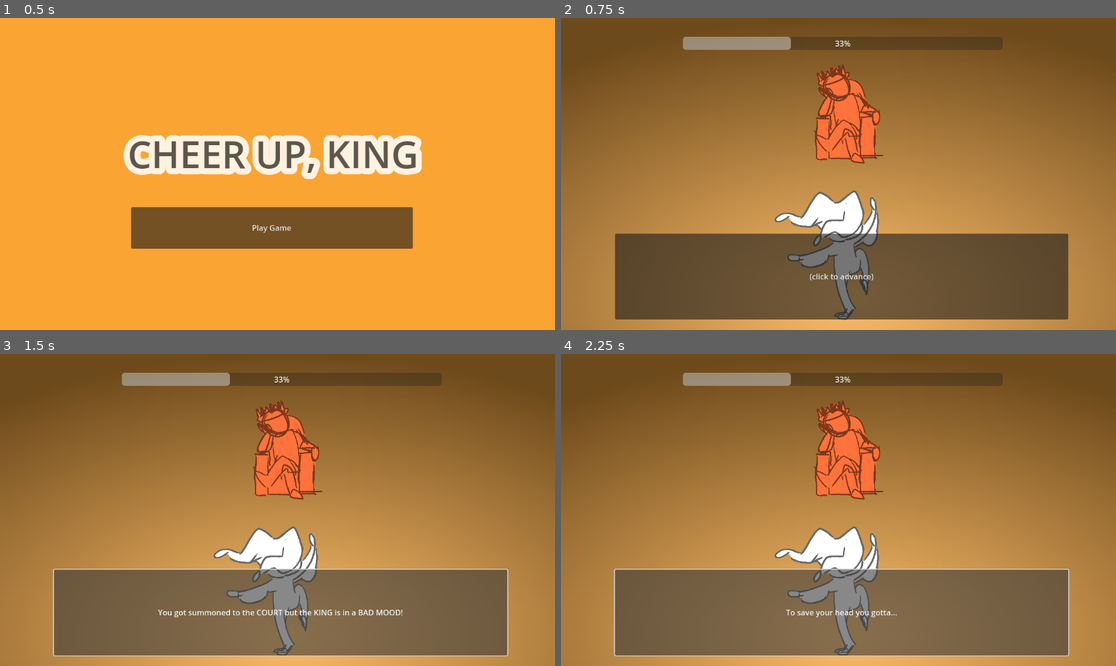
Above: before the commit, frames 1-4 (two rows, left to right).
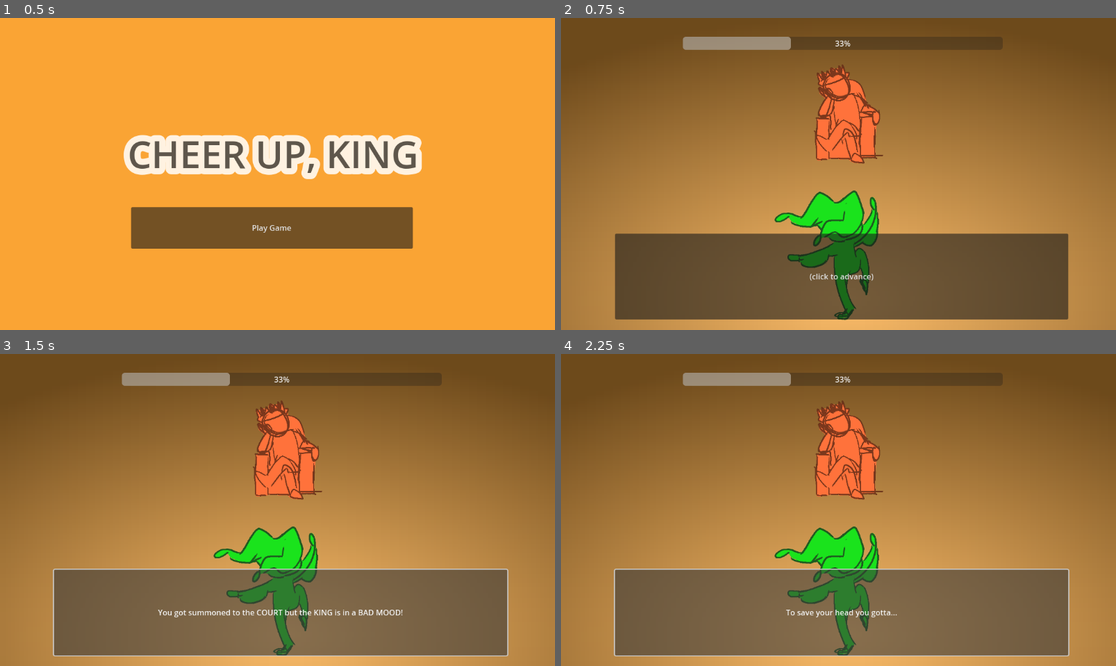
Above: after the commit, the same moments.

Repository: S1lv3rn/GGJ2024
Game: Godot game, scene res://main_menu.tscn
The game is run twice, just before and just after one commit, with the same random seed, the same clock (stepped at 60 frames per second) and the same inputs. The engine's default icon, where the game draws it, is replaced by a stand-in: a white triangle on a blue panel in a dark square.
Inputs:
- Up to frame 1 (0.5 s): no input
- Up to frame 2 (0.75 s): click "Play Game" at 0.5 s
- Up to frame 3 (1.5 s): click "(click to advance)" at 1.25 s
- Up to frame 4 (2.25 s): click "You got summoned to the COURT…" at 2 s

Frame 1 is identical in both runs. In frame 2, 3.1% of the frame differs, in the area x 38-58%, y 55-97%; in frame 3, 3.1%; in frame 4, 3.1%.

Commit message:
sprite fix?

Diff:
--- a/characters/jesture.tscn
+++ b/characters/jesture.tscn
@@ -12,9 +12,11 @@
 script = ExtResource("1_8ov1q")
 
 [node name="Jesture" type="Sprite2D" parent="."]
+modulate = Color(0.301961, 0.890196, 0.313726, 1)
 position = Vector2(10, 0)
 
 [node name="Jester-fill-draft" type="Sprite2D" parent="Jesture"]
+modulate = Color(0.341176, 1, 0.352941, 1)
 position = Vector2(22, 10)
 texture = ExtResource("2_pd0sa")
 
--- a/fallingBalls/ball.tscn
+++ b/fallingBalls/ball.tscn
@@ -1,7 +1,8 @@
-[gd_scene load_steps=4 format=3 uid="uid://bsr37nj4uhhix"]
+[gd_scene load_steps=5 format=3 uid="uid://bsr37nj4uhhix"]
 
 [ext_resource type="Texture2D" uid="uid://bnmy8k31d3ehd" path="res://icon.svg" id="1_pjarq"]
 [ext_resource type="Script" path="res://fallingBalls/ball.gd" id="1_vwjh3"]
+[ext_resource type="Texture2D" uid="uid://1mti63gye1u6" path="res://Art/ball.png" id="2_esfmi"]
 
 [sub_resource type="CircleShape2D" id="CircleShape2D_xjlru"]
 radius = 28.1603
@@ -12,7 +13,14 @@
 [node name="CollisionShape2D" type="CollisionShape2D" parent="."]
 shape = SubResource("CircleShape2D_xjlru")
 
+[node name="Ball" type="Sprite2D" parent="."]
+modulate = Color(0.478431, 0.270588, 1, 1)
+position = Vector2(146, 152)
+scale = Vector2(0.759277, 0.759277)
+texture = ExtResource("2_esfmi")
+
 [node name="Icon" type="Sprite2D" parent="."]
+visible = false
 scale = Vector2(0.287, 0.3)
 texture = ExtResource("1_pjarq")
 
--- a/game_end.tscn
+++ b/game_end.tscn
@@ -12,10 +12,12 @@
 script = ExtResource("1_vmnos")
 
 [node name="ColorRect" type="ColorRect" parent="."]
-offset_right = 1149.0
-offset_bottom = 648.0
-color = Color(0, 0, 0, 1)
-metadata/_edit_use_anchors_ = true
+anchors_preset = 15
+anchor_right = 1.0
+anchor_bottom = 1.0
+grow_horizontal = 2
+grow_vertical = 2
+color = Color(0, 0, 0, 0.529412)
 
 [node name="GameEndLabel" type="Label" parent="."]
 unique_name_in_owner = true
--- a/scorebtn.tscn
+++ b/scorebtn.tscn
@@ -1,10 +1,10 @@
-[gd_scene load_steps=3 format=3 uid="uid://ceuwnvxcecpwc"]
+[gd_scene load_steps=2 format=3 uid="uid://ceuwnvxcecpwc"]
 
-[ext_resource type="Texture2D" uid="uid://bnmy8k31d3ehd" path="res://icon.svg" id="1_73mtt"]
+[ext_resource type="Texture2D" uid="uid://1mti63gye1u6" path="res://Art/ball.png" id="1_a6nhj"]
 
-[sub_resource type="CanvasItemMaterial" id="CanvasItemMaterial_niu7m"]
+[node name="scorebtn" type="Node2D"]
+scale = Vector2(0.5, 0.5)
 
-[node name="scorebtn" type="Sprite2D"]
-material = SubResource("CanvasItemMaterial_niu7m")
-scale = Vector2(0.257813, 0.25)
-texture = ExtResource("1_73mtt")
+[node name="sprite" type="Sprite2D" parent="."]
+position = Vector2(193, 201)
+texture = ExtResource("1_a6nhj")
